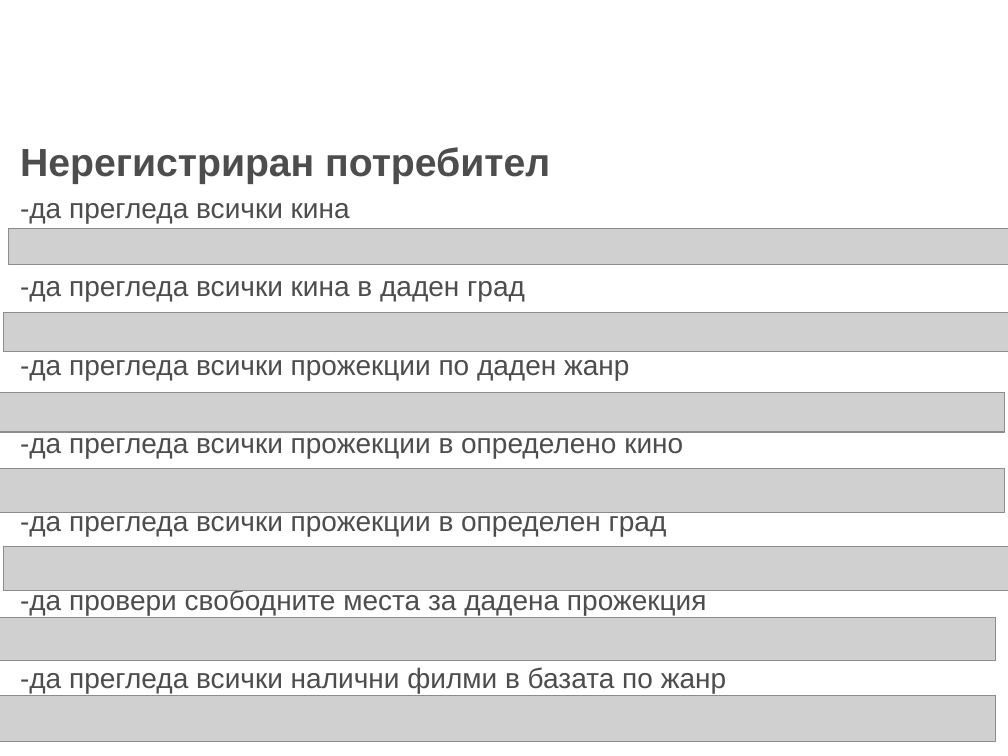
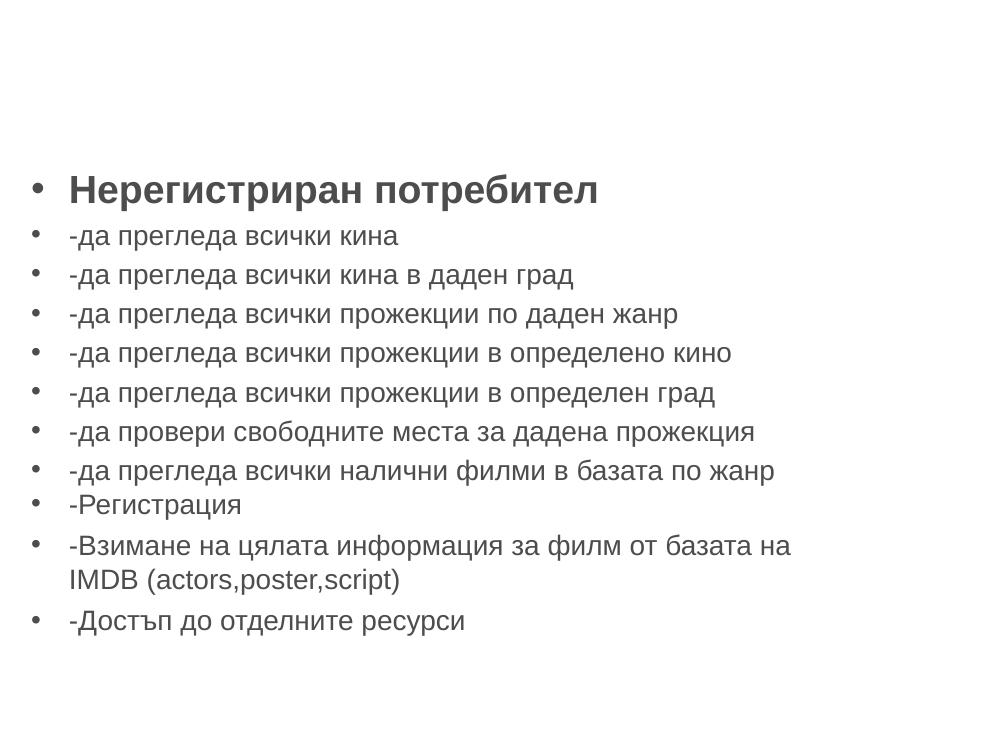
Before and after one commit to hristomomirov/kinoarena, a slide deck: slide 3 of Presentation.pptx. Drawn at 1008x756 pixels with LibreOffice and Linux fonts; fonts in the diff are those of the drawing; grey boxes stand for pictures; background and template pictures are left out. Boxes give left, top, right and bottom in pixels: in the first picture for what was removed or moved away, otherwise in the second. Text is boxed around its words. In the diff, an @@ line names an element or a change of style, - is before the commit and + after.

```diff
--- a/Presentation.pptx
+++ b/Presentation.pptx
@@ text "Нерегистриран потребител": place and size @@
-text "Нерегистриран потребител" at [20, 147, 726, 693]
+text "Нерегистриран потребител" at [69, 174, 791, 635]
@@ picture removed at [9, 228, 1008, 264] @@
@@ picture removed at [3, 312, 1008, 352] @@
@@ picture removed at [0, 392, 1005, 432] @@
@@ picture removed at [0, 468, 1005, 512] @@
@@ text at [69, 494, 791, 635]: paragraphs added @@
+• -Регистрация
+• -Взимане на цялата информация за филм от базата на IMDB (actors,poster,script)
+• -Достъп до отделните ресурси
@@ picture removed at [3, 546, 1008, 590] @@
@@ picture removed at [0, 618, 996, 660] @@
@@ picture removed at [0, 696, 996, 741] @@
```
Also in this commit, not shown: 2 other slides changed, 2 slides added, 3 slides removed, 6 other files.
